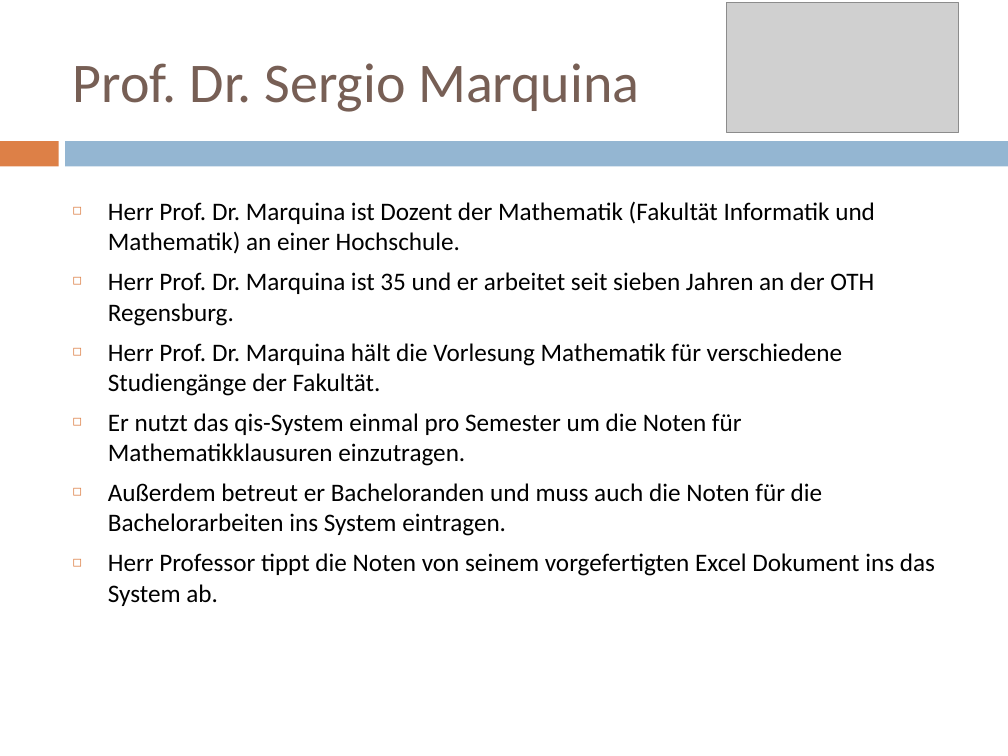
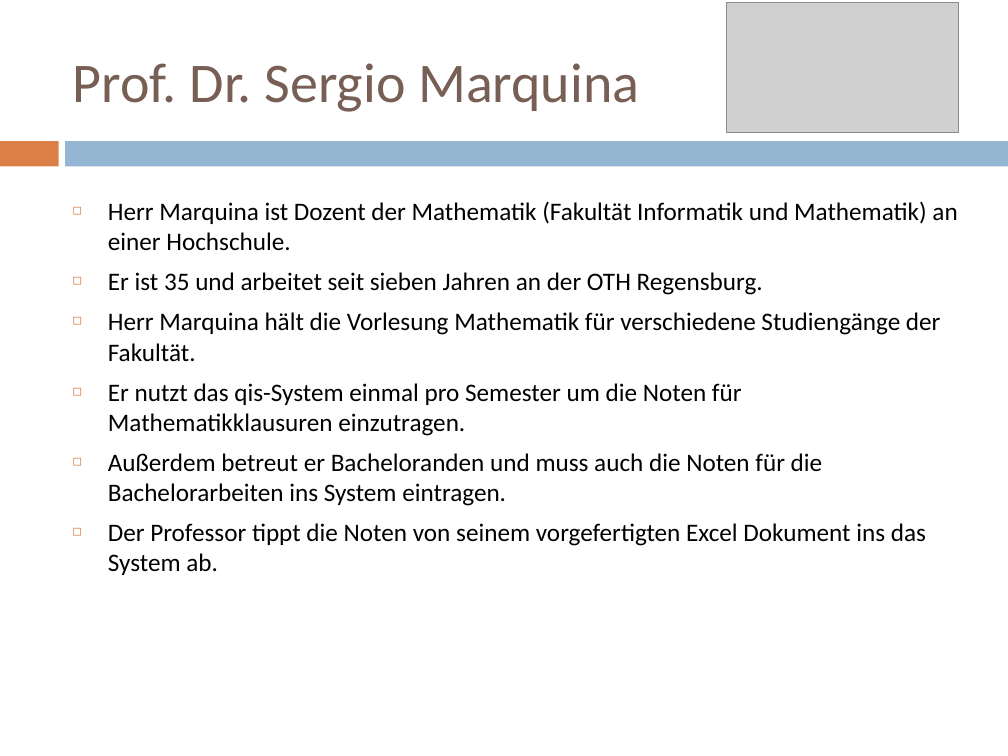
Before and after one commit to SimonHofmeister1992/HCI_OTH_APP, a slide deck: slide 2 of 01_Verstehen_und_Festlegen_des_Nutzungskontext/Sekretariat/Personas_Template_UX.pptx. Drawn at 1008x756 pixels with LibreOffice and Linux fonts; fonts in the diff are those of the drawing; grey boxes stand for pictures. Boxes give left, top, right and bottom in pixels: in the first picture for what was removed or moved away, otherwise in the second. Text is boxed around its words. In the diff, an @@ line names an element or a change of style, - is before the commit and + after.

```diff
--- a/01_Verstehen_und_Festlegen_des_Nutzungskontext/Sekretariat/Personas_Template_UX.pptx
+++ b/01_Verstehen_und_Festlegen_des_Nutzungskontext/Sekretariat/Personas_Template_UX.pptx
@@ text at bbox=[108, 201, 957, 362]: text changed @@
-◻ Herr Prof. Dr. Marquina ist Dozent der Mathematik (Fakultät Informatik und Mathematik) an einer Hochschule.
-◻ Herr Prof. Dr. Marquina ist 35 und er arbeitet seit sieben Jahren an der OTH Regensburg.
-◻ Herr Prof. Dr. Marquina hält die Vorlesung Mathematik für verschiedene Studiengänge der Fakultät.
+◻ Herr Marquina ist Dozent der Mathematik (Fakultät Informatik und Mathematik) an einer Hochschule.
+◻ Er ist 35 und arbeitet seit sieben Jahren an der OTH Regensburg.
+◻ Herr Marquina hält die Vorlesung Mathematik für verschiedene Studiengänge der Fakultät.
@@ text at bbox=[108, 523, 926, 575]: text changed @@
-◻ Herr Professor tippt die Noten von seinem vorgefertigten Excel Dokument ins das System ab.
+◻ Der Professor tippt die Noten von seinem vorgefertigten Excel Dokument ins das System ab.
```
Also in this commit, not shown: 4 other slides changed, 33 other files.
